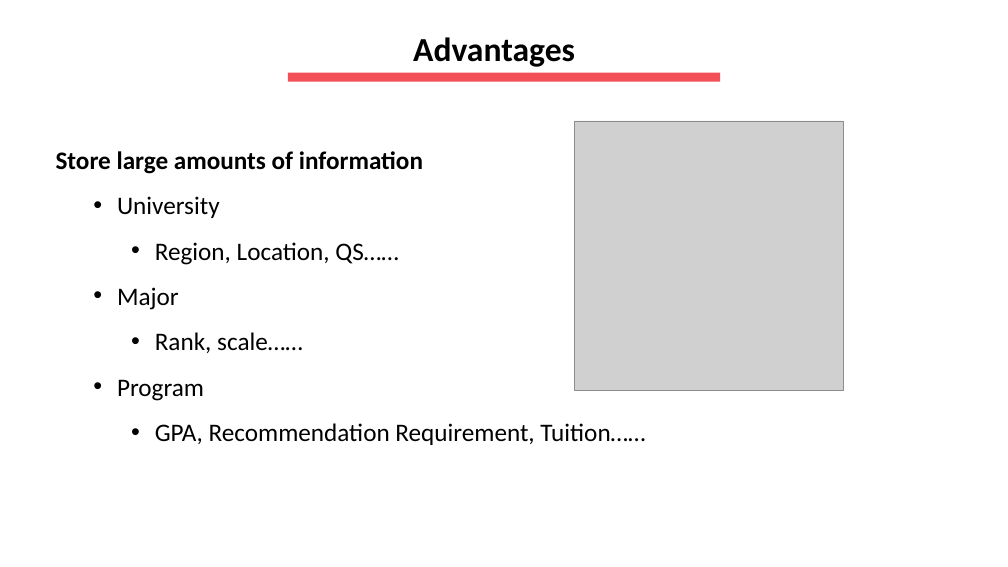
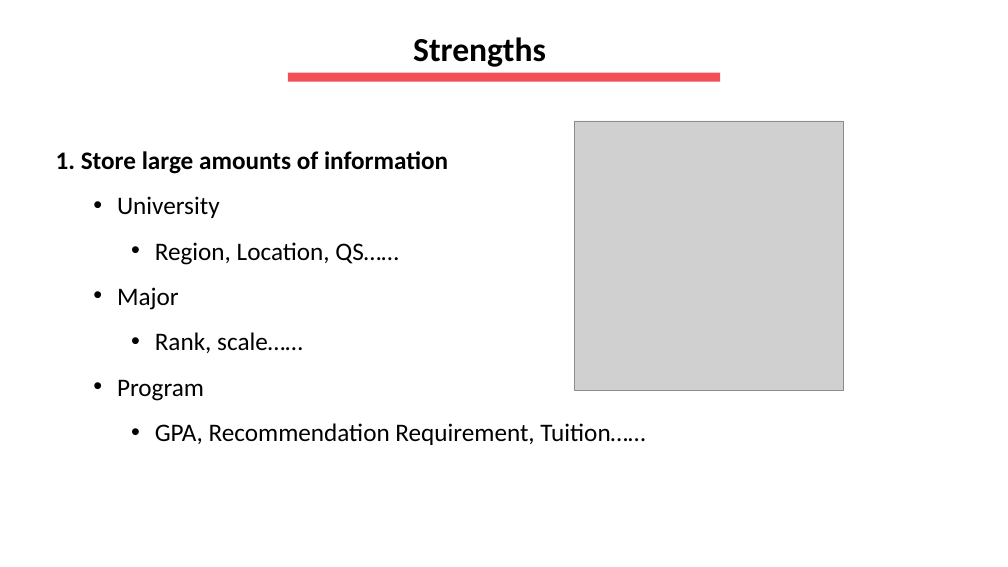
Before and after one commit to hansheng-zhang/EduSpark, a slide deck: slide 2 of Powerpoints/Part 1.pptx. Drawn at 1008x567 pixels with LibreOffice and Linux fonts; fonts in the diff are those of the drawing; grey boxes stand for pictures. Boxes give left, top, right and bottom in pixels: in the first picture for what was removed or moved away, otherwise in the second. Text is boxed around its words. In the diff, an @@ line names an element or a change of style, - is before the commit and + after.

```diff
--- a/Powerpoints/Part 1.pptx
+++ b/Powerpoints/Part 1.pptx
@@ text at (x1=413, y1=37, x2=546, y2=67): text changed @@
-  Advantages
+  Strengths
@@ text at (x1=56, y1=151, x2=448, y2=174): text changed @@
-Store large amounts of information
+1. Store large amounts of information
```
Also in this commit, not shown: 4 other slides changed, 17 other files.
